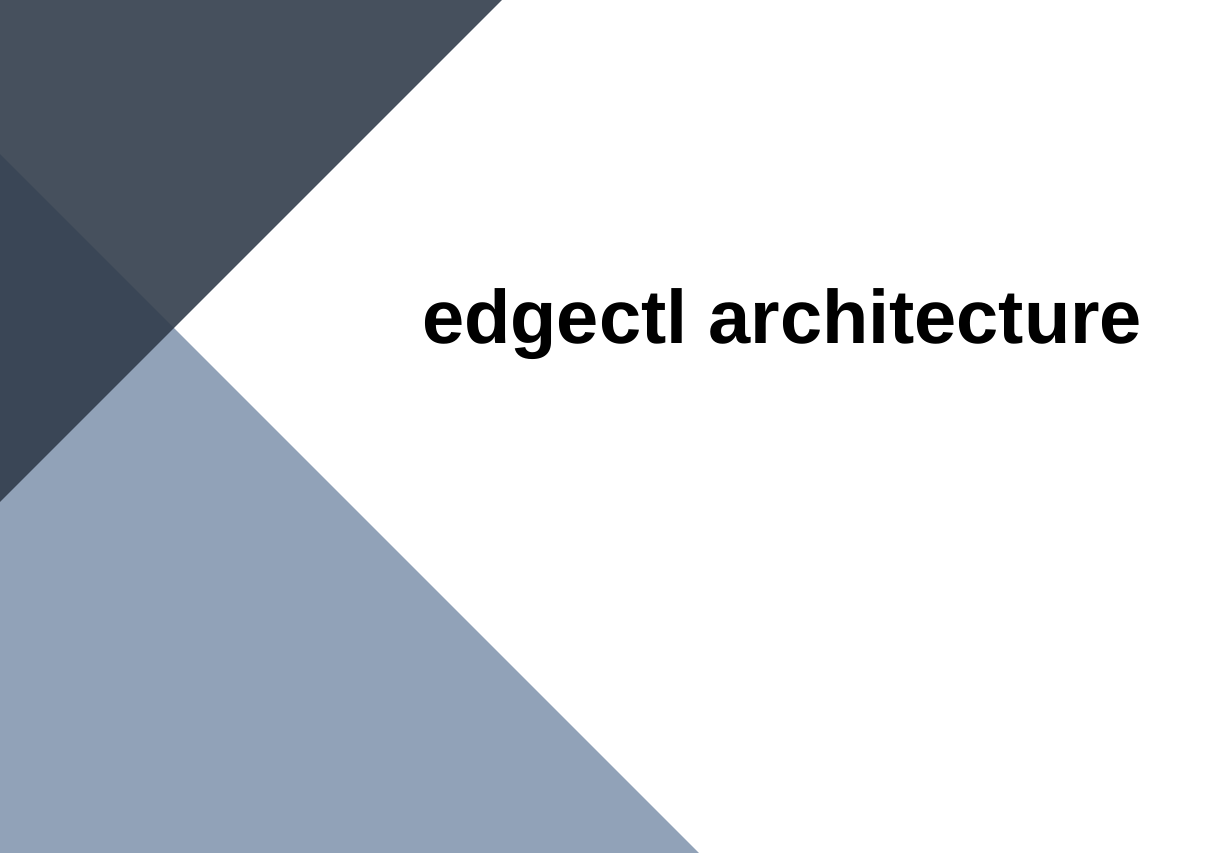
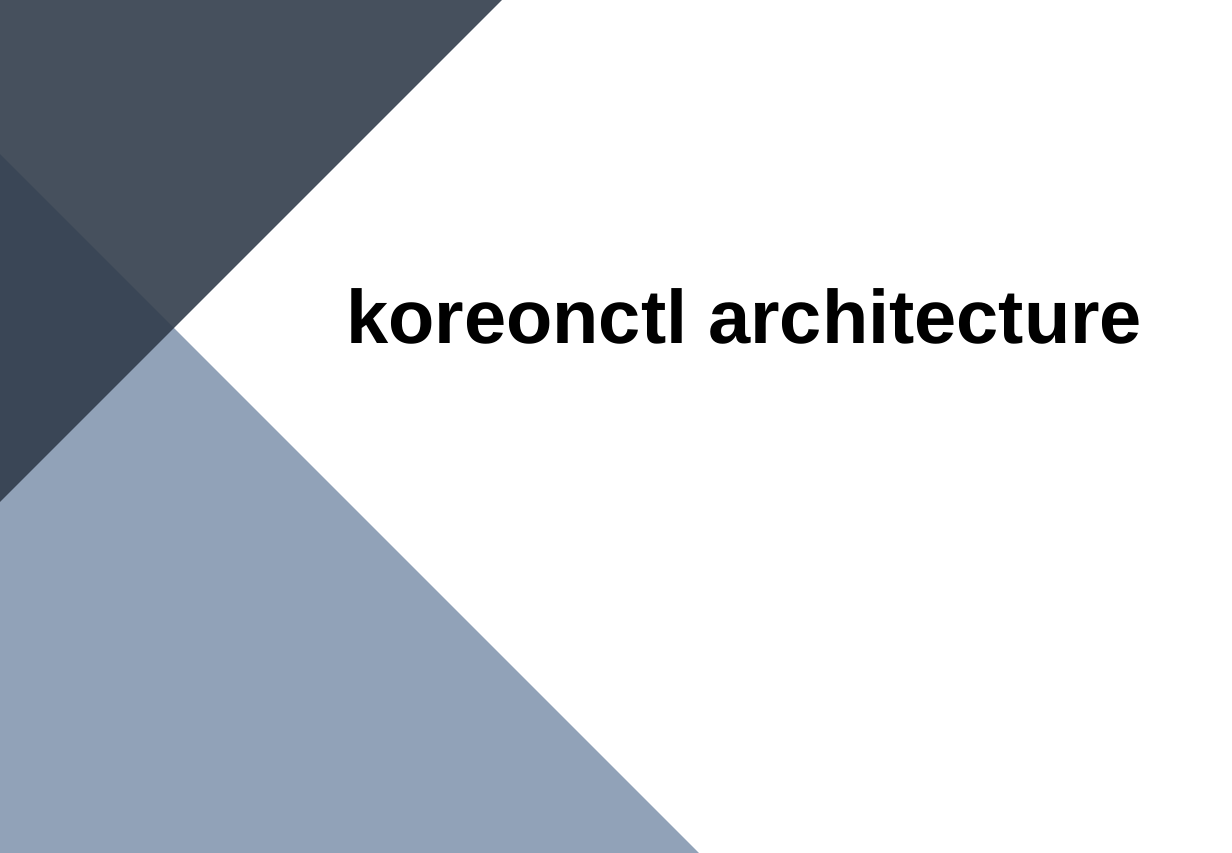
Before and after one commit to acornsoft-edgecraft/kore-on, a slide deck: slide 1 of docs/architecture.pptx. Drawn at 1232x853 pixels with LibreOffice and Linux fonts; fonts in the diff are those of the drawing. Boxes give left, top, right and bottom in pixels: in the first picture for what was removed or moved away, otherwise in the second. Text is boxed around its words. In the diff, an @@ line names an element or a change of style, - is before the commit and + after.

```diff
--- a/docs/architecture.pptx
+++ b/docs/architecture.pptx
@@ text at [346,288,1142,344]: text changed @@
-edgectl architecture
+koreonctl architecture
```
Also in this commit, not shown: 1 other slide changed, 3 slides removed, 2 other files.
